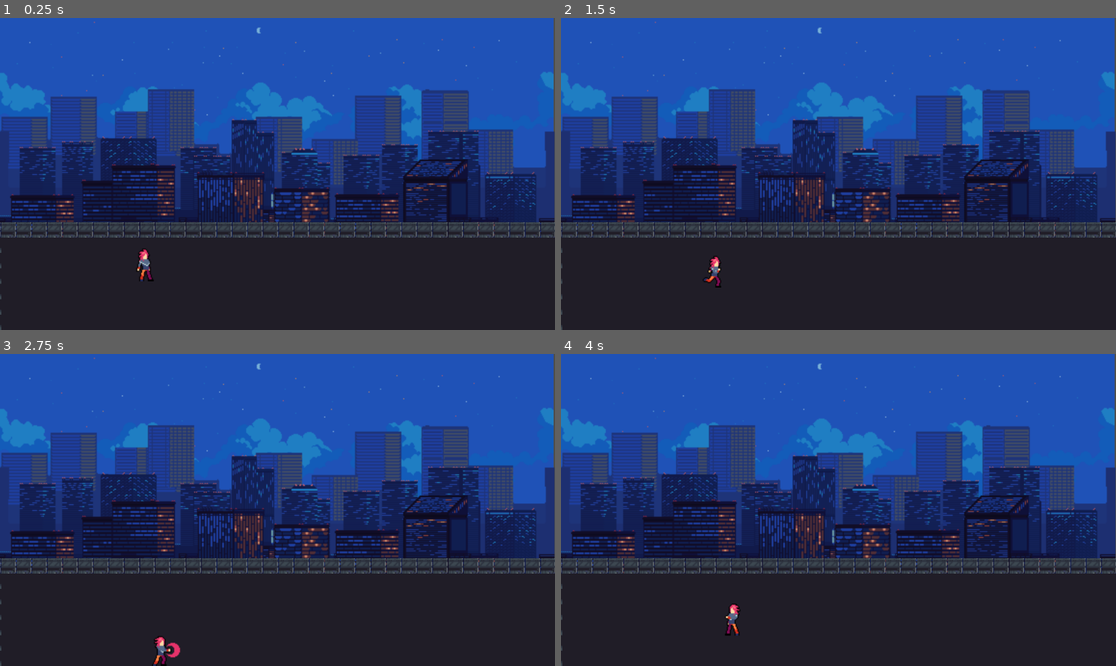
Above: before the commit, frames 1-4 (two rows, left to right).
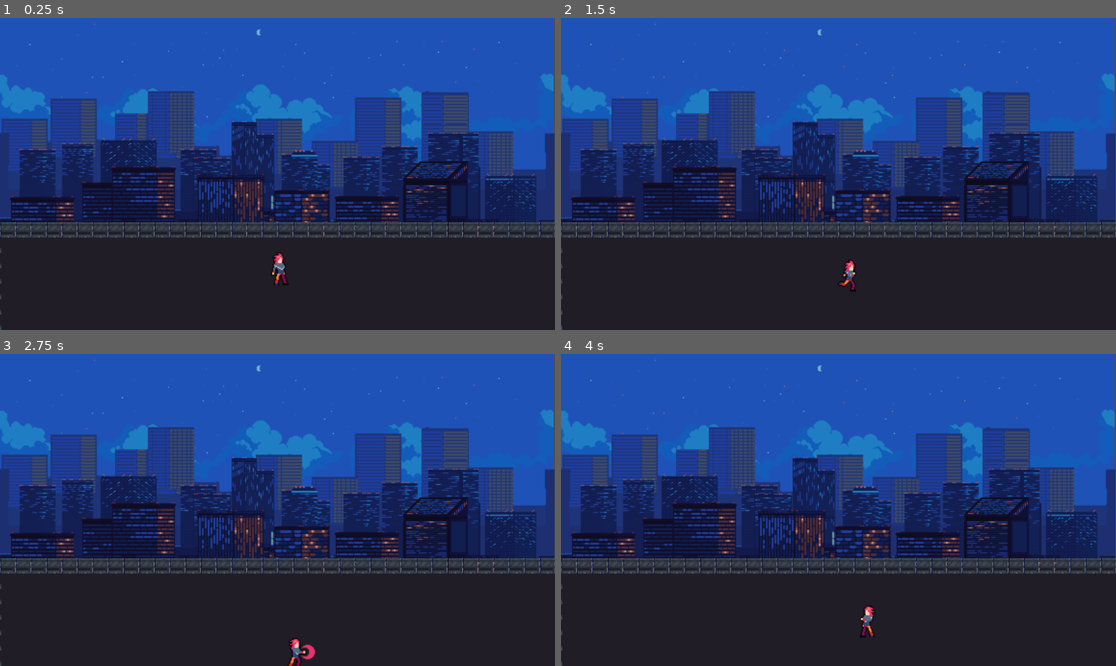
Above: after the commit, the same moments.

Repository: JoyAbrian/Techno-Brawlers
Game: Godot game, scene res://Scenes/game_scene.tscn
Same seed, same stepped clock (60 frames per second), same inputs: the game is played once before the commit and once after it.
Inputs:
- Up to frame 1 (0.25 s): no input
- Up to frame 2 (1.5 s): tap Enter at 0.5 s; hold D (move_right) 0.53-1.28 s; tap Space (attack) at 0.6 s; hold S (move_down) from 1.28 s (still down); tap Q (double_attack) at 1.35 s
- Up to frame 3 (2.75 s): release S (move_down) at 2.03 s; hold D (move_right) from 2.03 s (still down); tap E (heavy_attack) at 2.1 s
- Up to frame 4 (4 s): release D (move_right) at 2.78 s; hold W (move_up) 2.78-3.53 s; tap Space (attack) at 2.85 s; hold A (move_left) from 3.53 s (still down); tap Q (double_attack) at 3.6 s

The runs differ from the first frame. In frame 1, 11% of the frame differs, in the area x 0-100%, y 1-86%; in frame 2, 11%; in frame 3, 11%, in the area x 0-100%, y 1-100%; in frame 4, 11%.

Commit message:
fix game scene

Diff:
--- a/Scenes/Characters/player.tscn
+++ b/Scenes/Characters/player.tscn
@@ -6,7 +6,7 @@
 [sub_resource type="RectangleShape2D" id="RectangleShape2D_7n2rw"]
 size = Vector2(20, 35)
 
-[node name="CharacterBody2D" type="CharacterBody2D"]
+[node name="player" type="CharacterBody2D"]
 script = ExtResource("1_kr6al")
 
 [node name="Ajax" parent="." instance=ExtResource("2_8k857")]
--- a/Scenes/game_scene.tscn
+++ b/Scenes/game_scene.tscn
@@ -11,21 +11,30 @@
 scale = Vector2(2, 2)
 
 [node name="Backgrounds" parent="." instance=ExtResource("1_m8dvw")]
-position = Vector2(286.5, 160)
+position = Vector2(286.5, 162)
+
+[node name="RedZone" type="StaticBody2D" parent="Backgrounds"]
+position = Vector2(-286.5, -160)
+
+[node name="CollisionShape2D" type="CollisionShape2D" parent="Backgrounds/RedZone"]
+position = Vector2(291.25, 98.5)
+shape = SubResource("RectangleShape2D_8iyr0")
+
+[node name="CollisionShape2D2" type="CollisionShape2D" parent="Backgrounds/RedZone"]
+position = Vector2(290.5, 426)
+shape = SubResource("RectangleShape2D_8iyr0")
+
+[node name="CollisionShape2D3" type="CollisionShape2D" parent="Backgrounds/RedZone"]
+position = Vector2(855, 277)
+shape = SubResource("RectangleShape2D_8iyr0")
+
+[node name="CollisionShape2D4" type="CollisionShape2D" parent="Backgrounds/RedZone"]
+position = Vector2(-269, 281)
+shape = SubResource("RectangleShape2D_8iyr0")
 
 [node name="Street" parent="." instance=ExtResource("2_h0img")]
 position = Vector2(290, 260)
 layer_0/tile_data = PackedInt32Array(327670, 1179648, 3, 327671, 1179648, 3, 327672, 1179648, 3, 327673, 1179648, 3, 32 …(5788 unchanged characters)…
 
-[node name="CharacterBody2D" parent="." instance=ExtResource("3_nfvxt")]
-position = Vector2(161.5, 249.5)
-
-[node name="RedZone" type="StaticBody2D" parent="."]
-
-[node name="CollisionShape2D" type="CollisionShape2D" parent="RedZone"]
-position = Vector2(291.25, 98.5)
-shape = SubResource("RectangleShape2D_8iyr0")
-
-[node name="CollisionShape2D2" type="CollisionShape2D" parent="RedZone"]
-position = Vector2(290.5, 426)
-shape = SubResource("RectangleShape2D_8iyr0")
+[node name="player" parent="." instance=ExtResource("3_nfvxt")]
+position = Vector2(301.5, 253.5)
